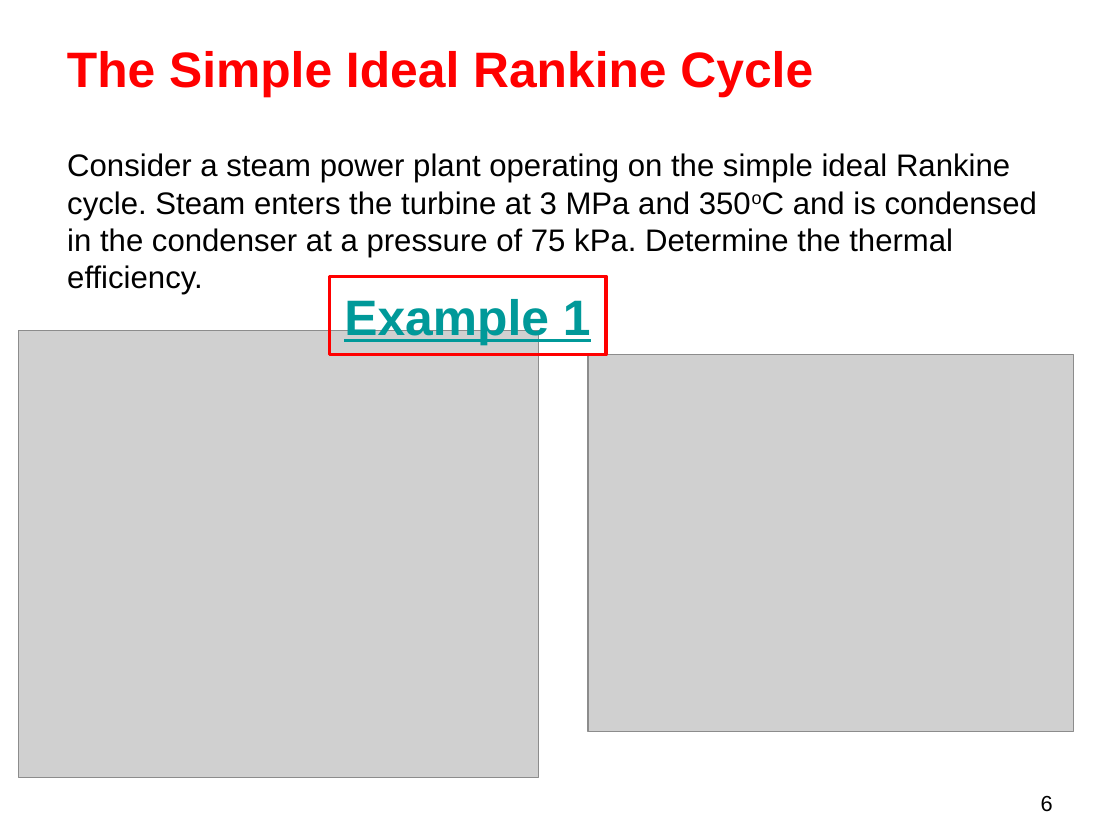
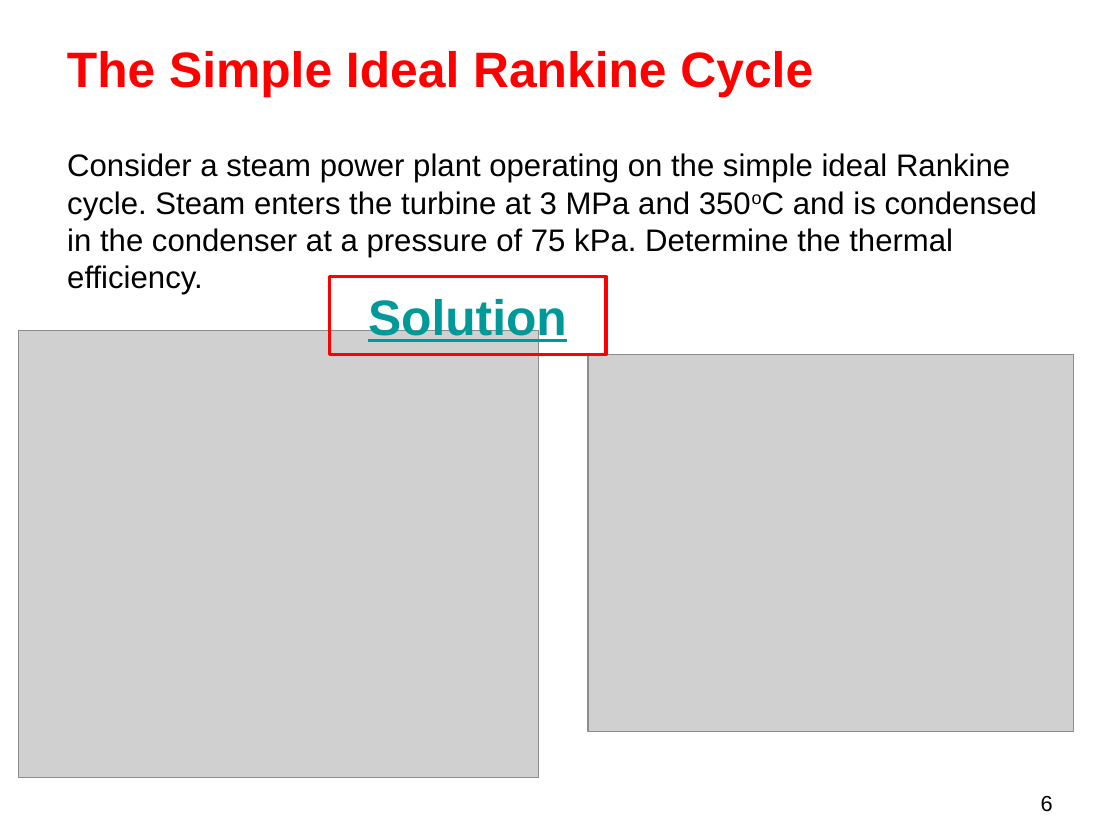
Before and after one commit to longapalooza/ENGR222, a slide deck: slide 6 of 18.The Rankine Cycle.pptx. Drawn at 1120x840 pixels with LibreOffice and Linux fonts; fonts in the diff are those of the drawing; grey boxes stand for pictures. Boxes give left, top, right and bottom in pixels: in the first picture for what was removed or moved away, otherwise in the second. Text is boxed around its words. In the diff, an @@ line names an element or a change of style, - is before the commit and + after.

```diff
--- a/18.The Rankine Cycle.pptx
+++ b/18.The Rankine Cycle.pptx
@@ title at (x1=368, y1=295, x2=567, y2=345): text changed @@
-Example 1
+Solution
```
Also in this commit, not shown: 2 other slides changed.
